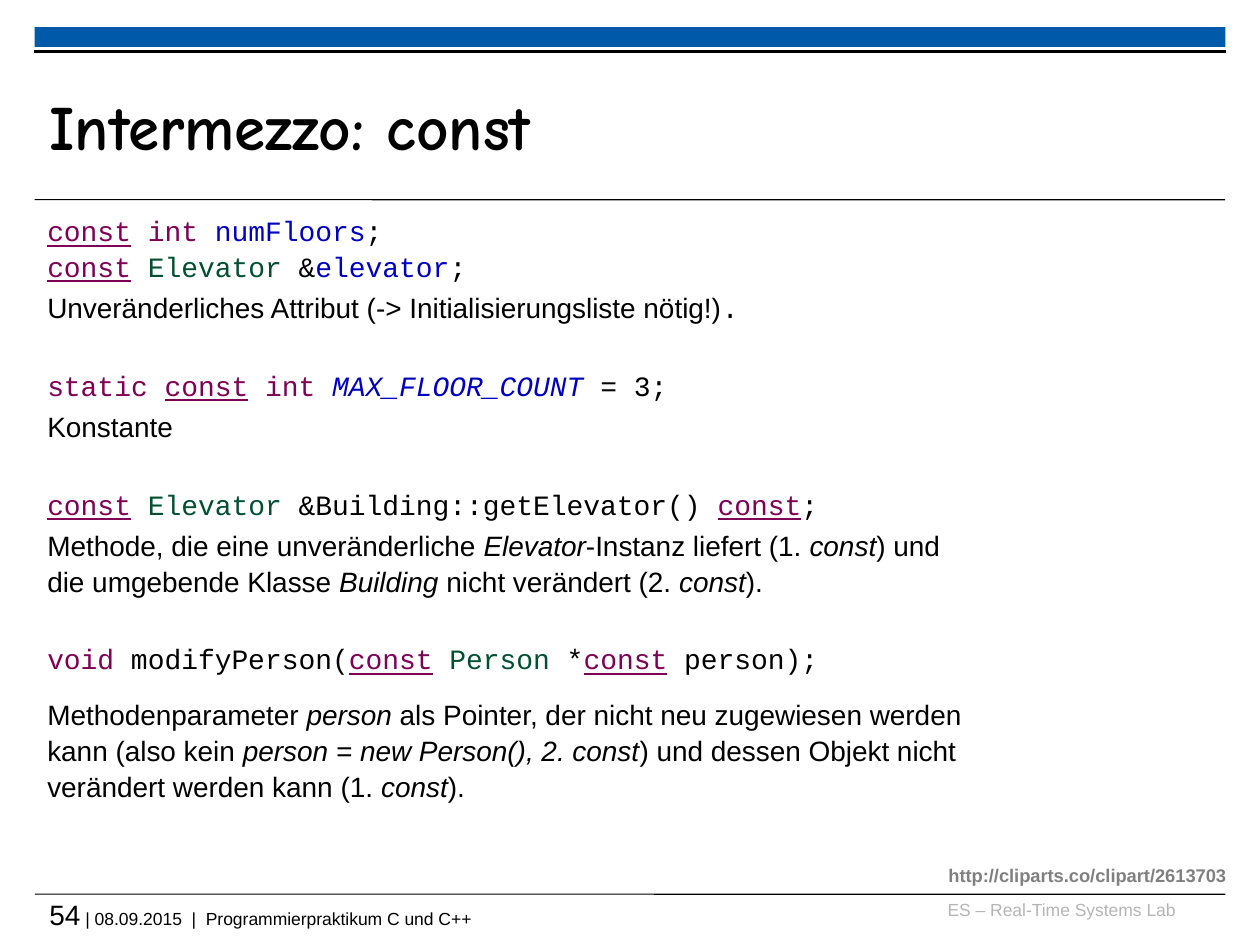
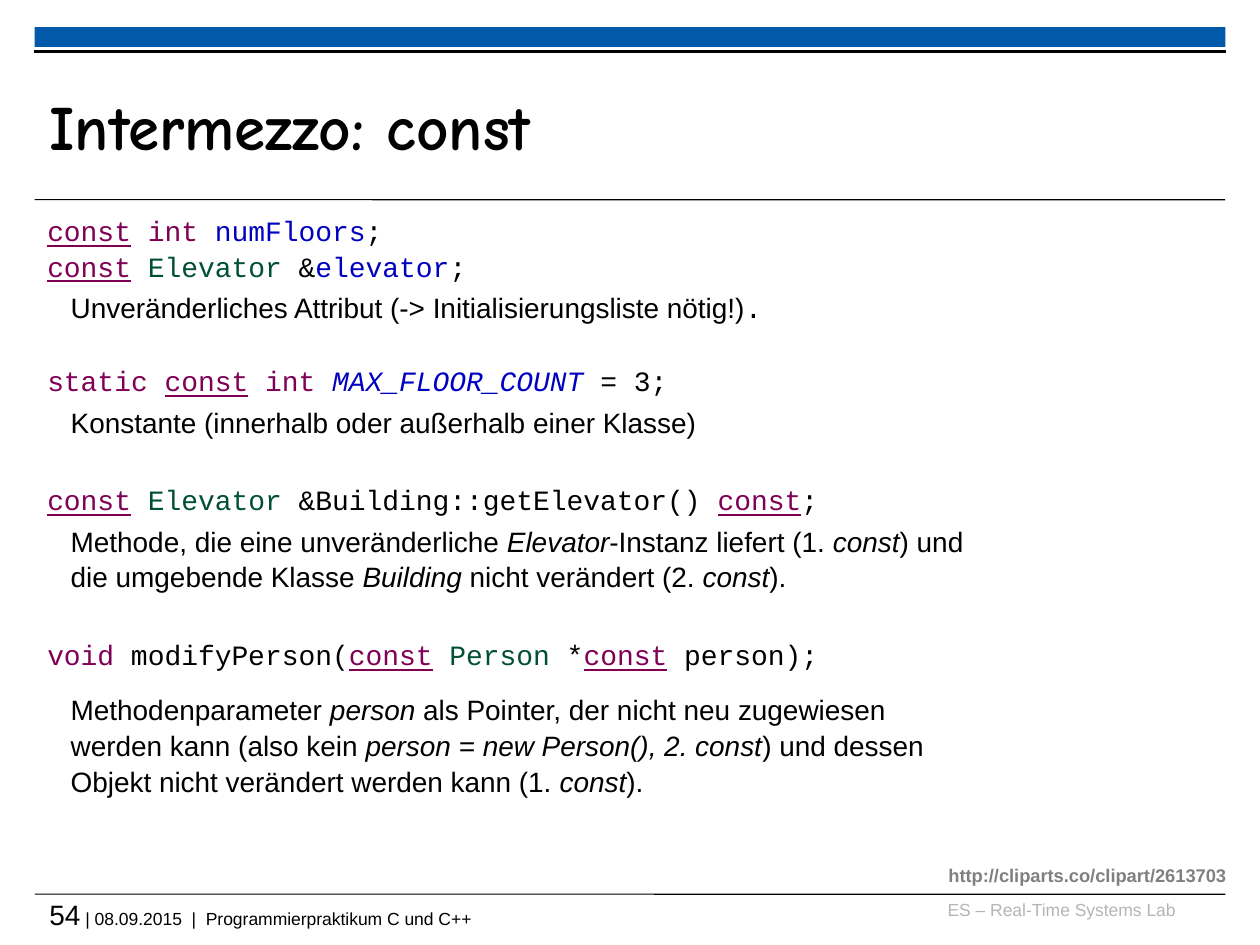
Before and after one commit to h82k/tud-cppp, a slide deck: slide 54 of vorlesung/cppp_lecture.pptx. Drawn at 1260x945 pixels with LibreOffice and Linux fonts; fonts in the diff are those of the drawing; background and template pictures are left out. Boxes give left, top, right and bottom in pixels: in the first picture for what was removed or moved away, otherwise in the second. Text is boxed around its words. In the diff, an @@ line names an element or a change of style, - is before the commit and + after.

```diff
--- a/vorlesung/cppp_lecture.pptx
+++ b/vorlesung/cppp_lecture.pptx
@@ text at bbox=[71, 297, 964, 797]: list level 1 to 2 in "Unveränderliches Attribut (-> Initialisierungsliste nötig!)."; list level 1 to 2 in "Methode, die eine unveränderliche Elevator-Instanz ..."; list level 1 to 2 in "Methodenparameter person als Pointer, der ..." @@
@@ text at bbox=[71, 412, 696, 438]: text changed @@
-Konstante
+  Konstante (innerhalb oder außerhalb einer Klasse)
```
Also in this commit, not shown: 2 other slides changed, 1 slide added, 2 other files.
